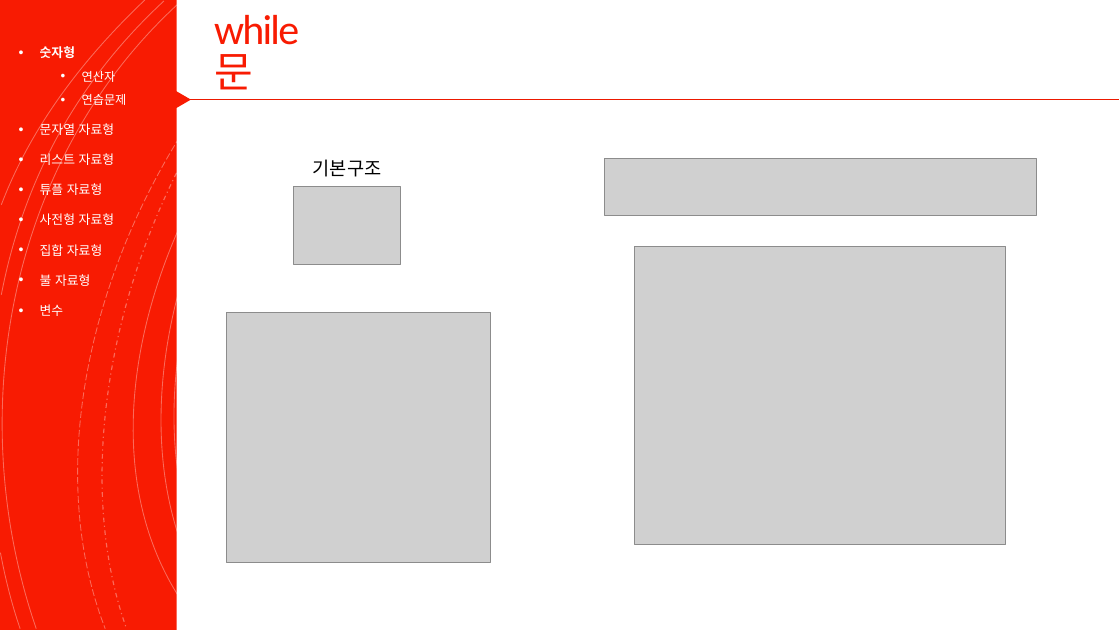
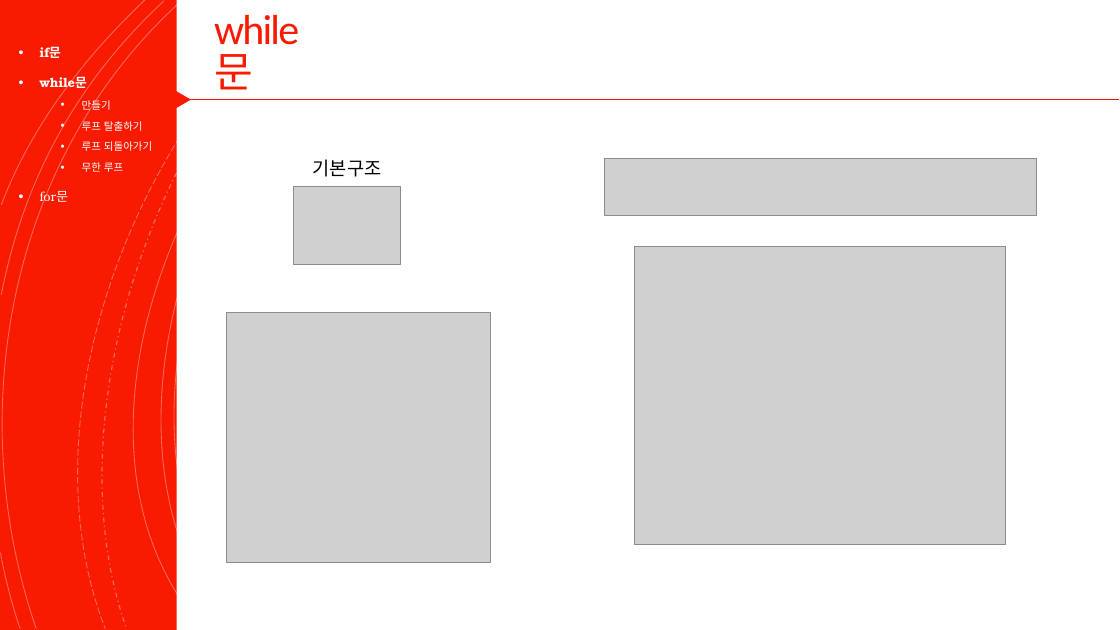
Before and after one commit to Valentine117/python_basic_class, a slide deck: slide 14 of 03장 프로그램의 구조를 쌓는다_제어문.pptx. Drawn at 1120x630 pixels with LibreOffice and Linux fonts; fonts in the diff are those of the drawing; grey boxes stand for pictures. Boxes give left, top, right and bottom in pixels: in the first picture for what was removed or moved away, otherwise in the second. Text is boxed around its words. In the diff, an @@ line names an element or a change of style, - is before the commit and + after.

Commit message:
연습문제 추가 & while 완성

```diff
--- a/03장 프로그램의 구조를 쌓는다_제어문.pptx
+++ b/03장 프로그램의 구조를 쌓는다_제어문.pptx
@@ text removed at (x1=40, y1=46, x2=127, y2=316) @@
-• 숫자형
-  • 연산자
-  • 연습문제
-• 문자열 자료형
-• 리스트 자료형
-• 튜플 자료형
-• 사전형 자료형
-• 집합 자료형
-• 불 자료형
-• 변수
@@ text added at (x1=40, y1=46, x2=152, y2=205), 9 pt, text #FFFFFF @@
+• if문
+• while문
+  • 만들기
+  • 루프 탈출하기
+  • 루프 되돌아가기
+  • 무한 루프
+• for문
```
Also in this commit, not shown: 5 other slides changed, 3 slides added, 1 other file.
